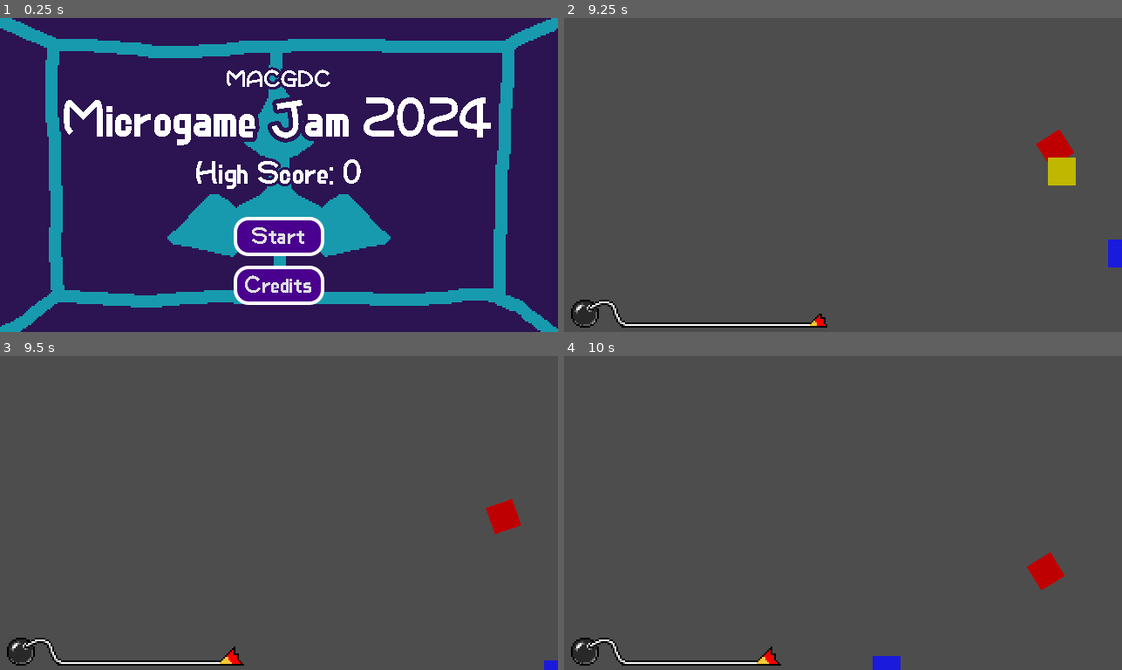
Above: before the commit, frames 1-4 (two rows, left to right).
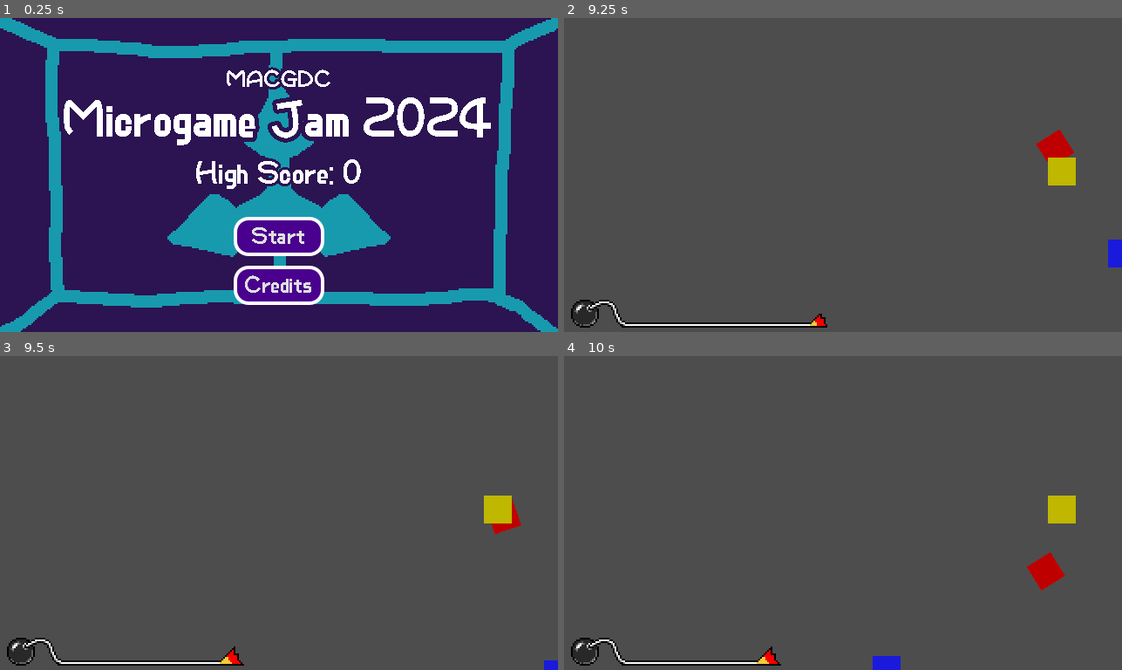
Above: after the commit, the same moments.

Repository: MuizHamzat/MicroGame
Game: Godot game, scene res://scenes/main/main.tscn
Two runs of this game, one before a commit and one after it. Both use one fixed random seed, a clock stepped at 60 frames per second and the inputs below. Sound files missing from this copy of the repository are replaced by a short silence.
Inputs (mouse positions are in pixels of both pictures, inside the frame that each line leads up to):
- Up to frame 1 (0.25 s): no input
- Up to frame 2 (9.25 s): click "Start" at 0.5 s; move the mouse to (965, 159) at 1.27 s; hold D (keyboard_right) 1.28-2.03 s; click (965, 159) at 1.42 s; move the mouse to (731, 190) at 2.02 s; hold S (keyboard_down) 2.03-2.78 s; move the mouse to (898, 105) at 2.77 s; hold D (keyboard_right) 2.78-3.53 s; move the mouse to (815, 237) at 3.52 s; hold W (keyboard_up) 3.53-4.28 s; click (815, 237) at 3.67 s; move the mouse to (1010, 222) at 4.27 s; hold A (keyboard_left) 4.28-5.78 s; move the mouse to (675, 127) at 5.02 s; tap Enter at 5.75 s; move the mouse to (870, 175) at 5.77 s; hold S (keyboard_down) 5.78-6.53 s; click (870, 175) at 5.92 s; move the mouse to (759, 96) at 6.52 s; hold D (keyboard_right) 6.53-7.28 s; move the mouse to (965, 159) at 7.27 s; hold W (keyboard_up) 7.28-8.03 s; move the mouse to (731, 190) at 8.02 s; hold D (keyboard_right) 8.03-8.78 s; click (731, 190) at 8.17 s; move the mouse to (898, 105) at 8.77 s; hold S (keyboard_down) from 8.78 s (still down)
- Up to frame 3 (9.5 s): keep holding S (keyboard_down)
- Up to frame 4 (10 s): move the mouse to (815, 575) at 9.52 s; release S (keyboard_down) at 9.53 s; hold A (keyboard_left) from 9.53 s (still down)

Frames 1-2 are identical in both runs. In frame 3, 0.4% of the frame differs, in the area x 86-92%, y 44-54%; in frame 4, 0.4%.

Commit message:
Added signal to enemy to detect player collision.
Also edited the prize.gd script so that the coin is only collectible by the player and not enemies. Upon collection, the coin node is deleted from the scene using queue_free()

Diff:
--- a/MacGDC Microgame Jam 2024 Template/microgames/RideOrDie/prize.gd
+++ b/MacGDC Microgame Jam 2024 Template/microgames/RideOrDie/prize.gd
@@ -7,11 +7,12 @@
 
 
 func _on_body_entered(body):
-	hide()
-	collect.emit()
+	if body.name == "Player":
+		collect.emit()
 
-	# Must be deferred as we can't change physics properties on a physics callback.
-	$CollisionShape2D.set_deferred("disabled", true)
+		# Must be deferred as we can't change physics properties on a physics callback.
+		#$CollisionShape2D.set_deferred("disabled", true)
+		queue_free()
 
 
 func _on_collect():
--- a/MacGDC Microgame Jam 2024 Template/microgames/RideOrDie/scenes/enemy.tscn
+++ b/MacGDC Microgame Jam 2024 Template/microgames/RideOrDie/scenes/enemy.tscn
@@ -33,3 +33,5 @@
 
 [node name="CollisionShape2D" type="CollisionShape2D" parent="KillZone"]
 shape = SubResource("CircleShape2D_uhhmj")
+
+[connection signal="body_entered" from="KillZone" to="." method="_on_kill_zone_body_entered"]
--- a/MacGDC Microgame Jam 2024 Template/microgames/RideOrDie/scripts/enemy.gd
+++ b/MacGDC Microgame Jam 2024 Template/microgames/RideOrDie/scripts/enemy.gd
@@ -3,7 +3,7 @@
 @onready var target = $"../Player"
 var speed = 150
 
-#signal kill
+signal kill
 
 func _physics_process(delta):
 	var direction = (target.position-position).normalized()
@@ -11,13 +11,15 @@
 	look_at(target.position) #This makes the enemy actually face the player
 
 
-
 	move_and_slide()
 
 
-#func _on_body_entered(body):
-	#hide()
-	#kill.emit()
-	#
-	## Must be deferred as we can't change physics properties on a physics callback.
+
+
+func _on_kill_zone_body_entered(body: Node2D) -> void:
+	if body.name == "Player":
+		print("Hit player")
+	kill.emit()
+
+	# Must be deferred as we can't change physics properties on a physics callback.
 	#$"../Player".set_deferred("disabled", true)
